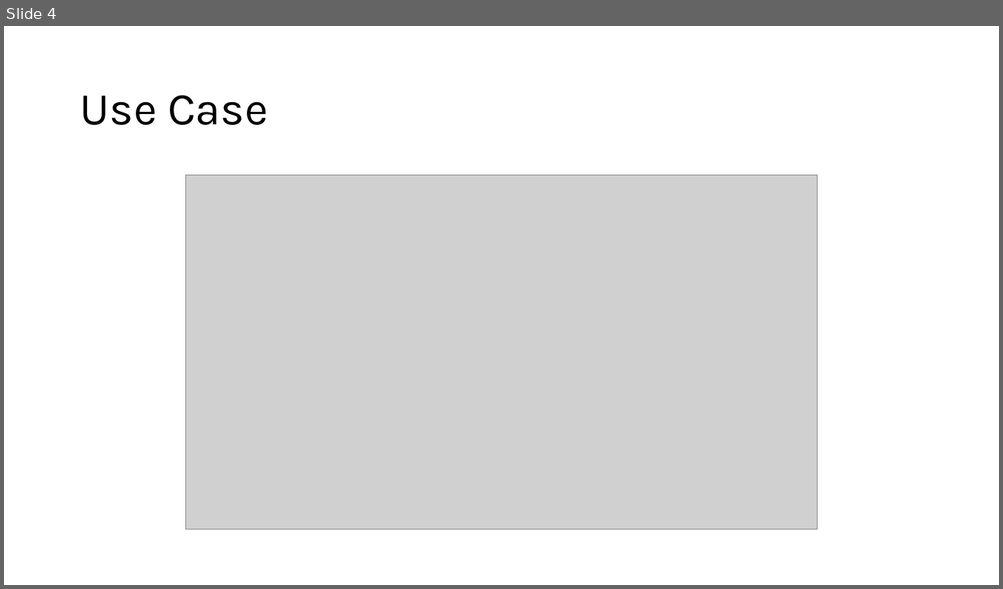
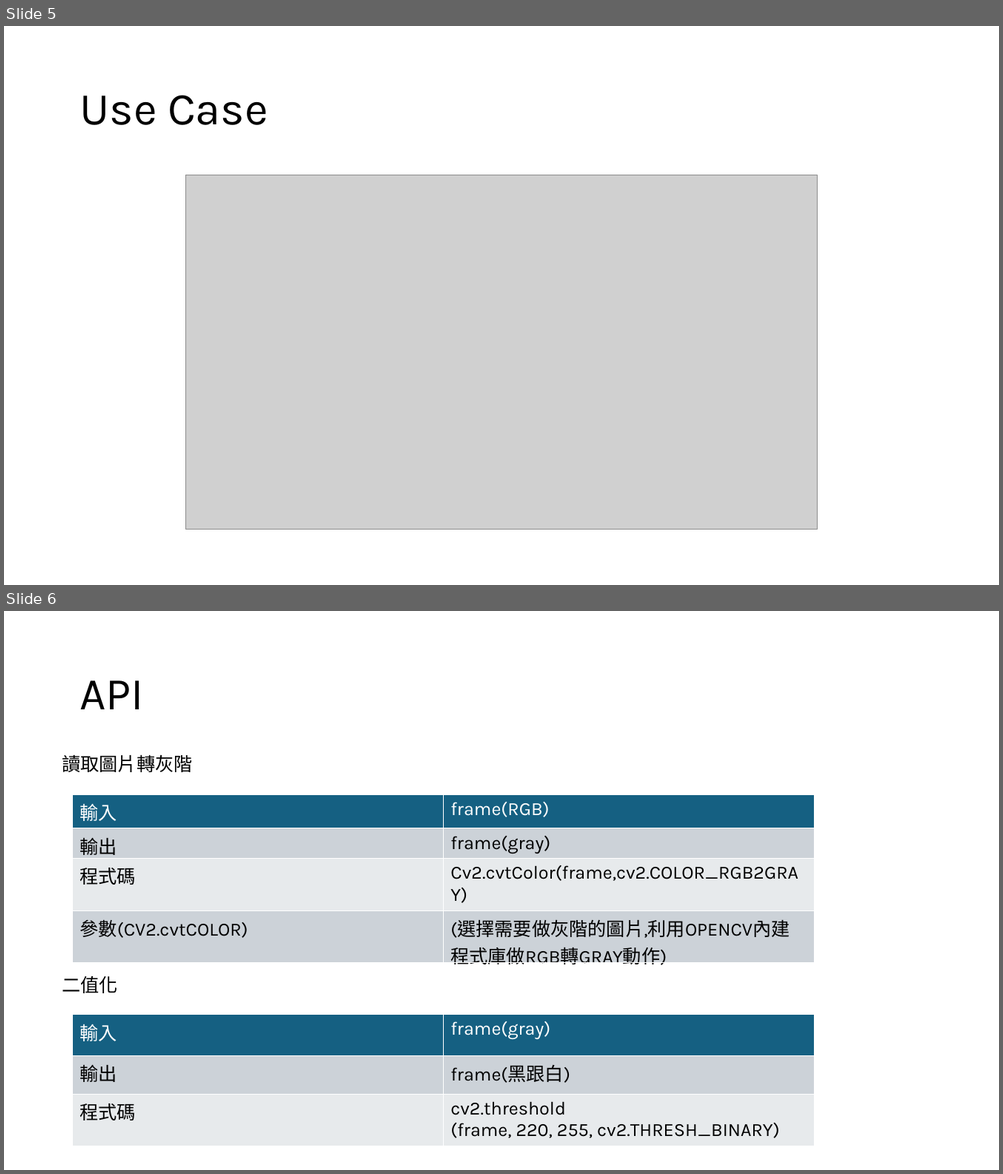
Before and after one commit to kennygnw/poker_detection_endterm, a slide deck: poker.pptx. Shown one above the other, each under a label of ours: slide 4 before the commit, slides 5 and 6 after it. The pictures are 1003x589 and 1003x1174 pixels, drawn with LibreOffice and Linux fonts; fonts in the diff are those of the drawing; grey boxes stand for pictures. Boxes give left, top, right and bottom in pixels: in the first picture for what was removed or moved away, otherwise in the second. Text is boxed around its words. In the diff, an @@ line names an element or a change of style, - is before the commit and + after.

```diff
--- a/poker.pptx
+++ b/poker.pptx
@@ slide 6 added at [4,611,999,1170], background #FFFFFF @@
@@ title added at [79,681,144,709], 44 pt, text #000000 @@
+API
@@ text added at [62,755,192,772], 18 pt, text #000000 @@
+讀取圖片轉灰階
@@ table added at [73,795,814,941], 4 rows, 2 columns @@
+輸入 | frame(RGB)
+輸出 | frame(gray)
+程式碼 | Cv2.cvtColor(frame,cv2.COLOR_RGB2GRAY)
+參數(CV2.cvtCOLOR) | (選擇需要做灰階的圖片,利用OPENCV內建程式庫做RGB轉GRAY動作)
@@ text added at [62,977,118,994], 18 pt, text #000000 @@
+二值化
@@ table added at [73,1014,814,1147], 3 rows, 2 columns @@
+輸入 | frame(gray)
+輸出 | frame(黑跟白)
+程式碼 | cv2.threshold / (frame, 220, 255, cv2.THRESH_BINARY)
@@ what was slide 4 is now slide 5 @@
```
Also in this commit, not shown: 1 slide changed, 6 other slides added, 1 other file.
